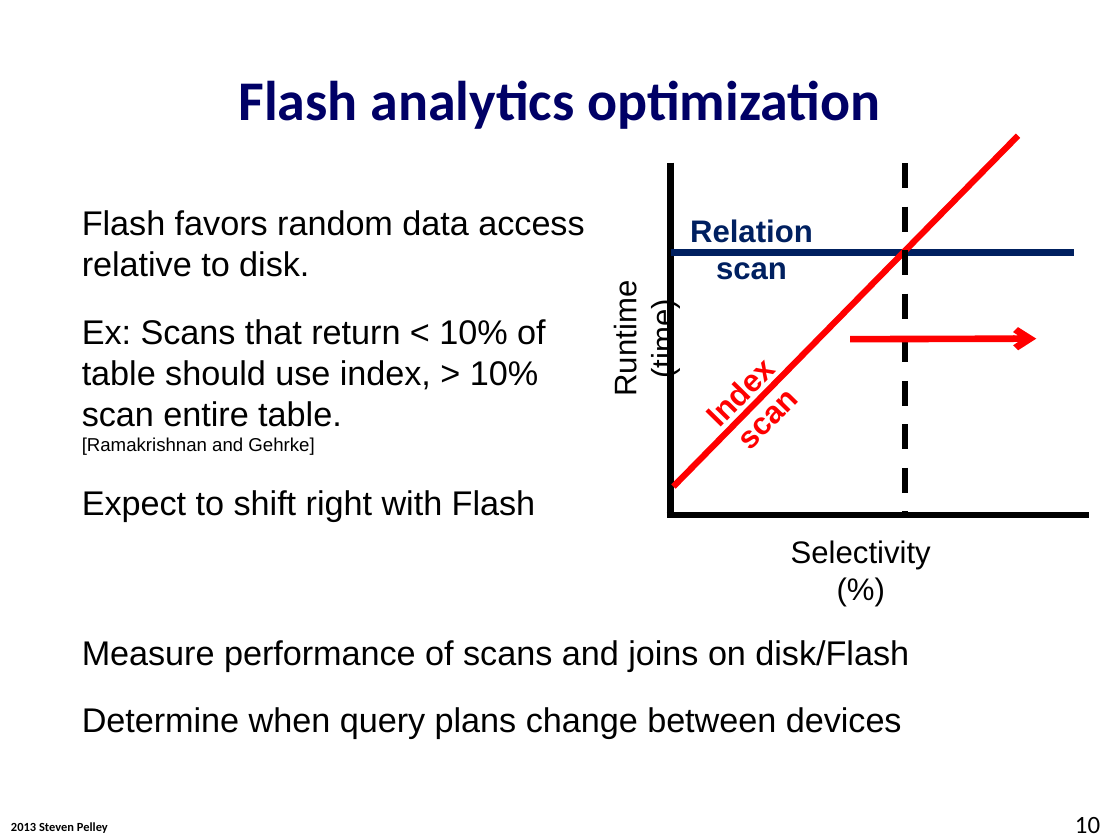
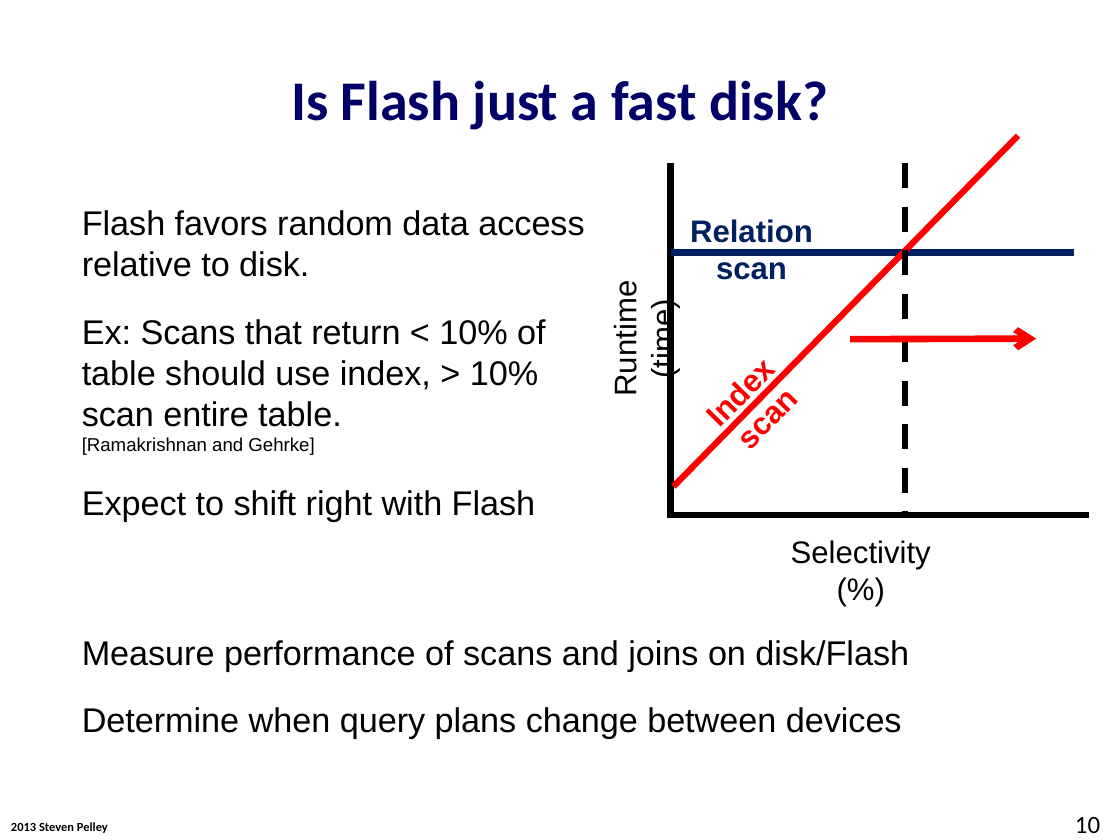
Before and after one commit to Abulila/dissertation, a slide deck: slide 10 of proposal/proposal.pptx. Drawn at 1120x840 pixels with LibreOffice and Linux fonts; fonts in the diff are those of the drawing; background and template pictures are left out. Boxes give left, top, right and bottom in pixels: in the first picture for what was removed or moved away, otherwise in the second. Text is boxed around its words. In the diff, an @@ line names an element or a change of style, - is before the commit and + after.

```diff
--- a/proposal/proposal.pptx
+++ b/proposal/proposal.pptx
@@ title at [291,80,828,130]: text changed @@
-Flash analytics optimization
+Is Flash just a fast disk?
```
Also in this commit, not shown: 11 other slides changed.
